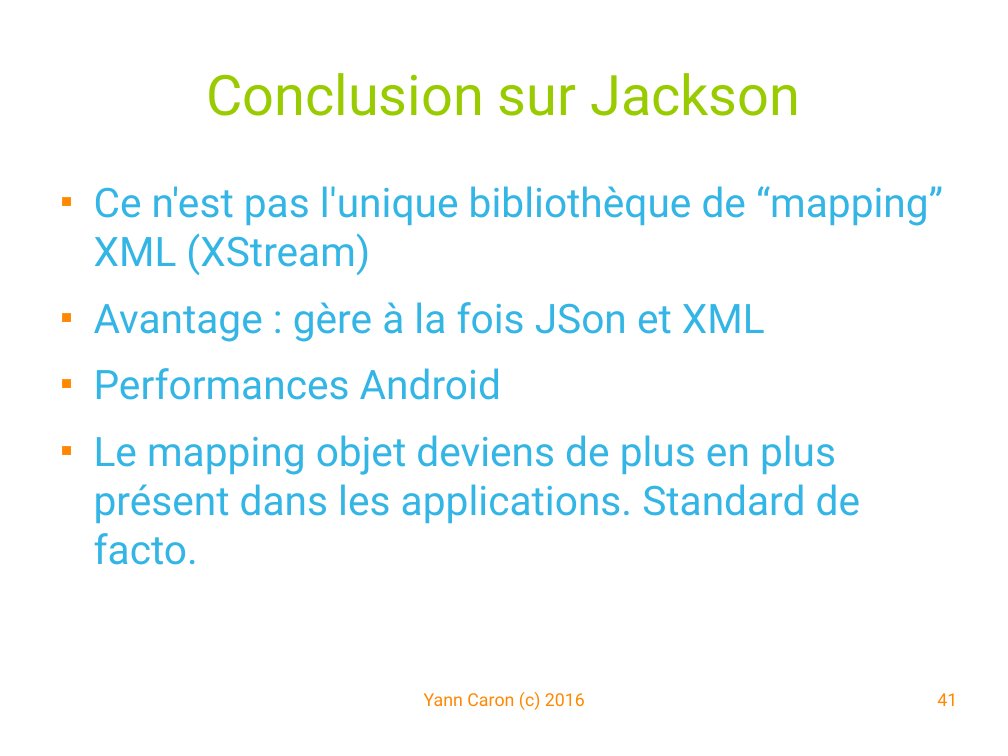
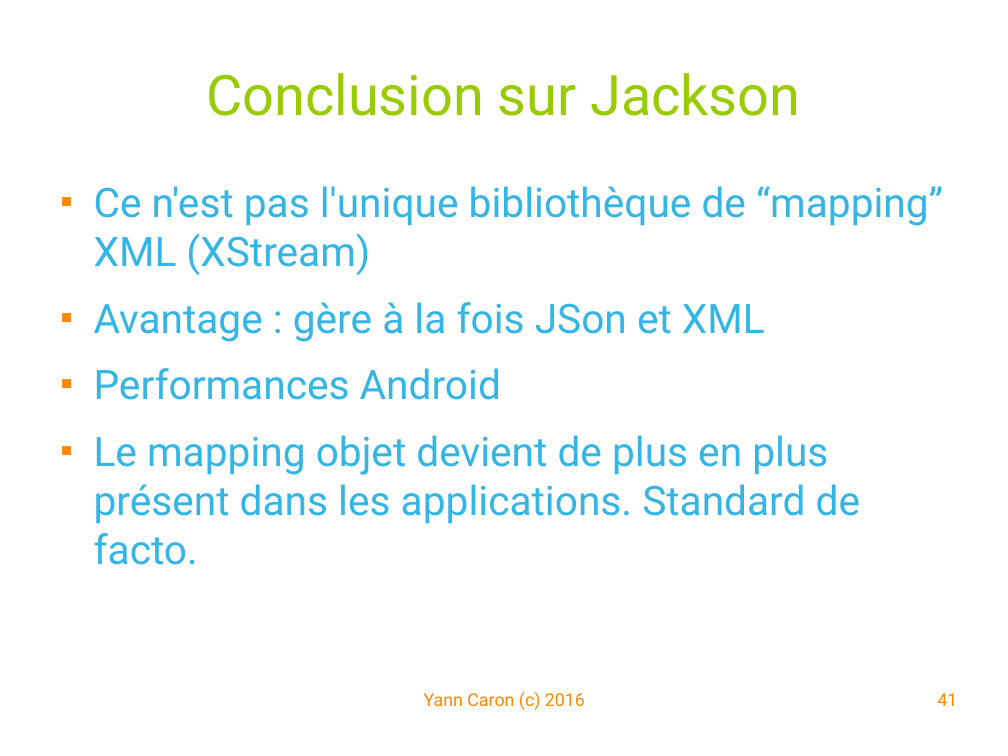
Before and after one commit to YannCaron/Android-ENSG, a slide deck: slide 41 of 09 - WebServices.odp. Drawn at 1008x756 pixels with LibreOffice and Linux fonts; fonts in the diff are those of the drawing; background and template pictures are left out. Boxes give left, top, right and bottom in pixels: in the first picture for what was removed or moved away, otherwise in the second. Text is boxed around its words. In the diff, an @@ line names an element or a change of style, - is before the commit and + after.

```diff
--- a/09 - WebServices.odp
+++ b/09 - WebServices.odp
@@ text at <box>94,435,860,565</box>: text changed @@
-■ Le mapping objet deviens de plus en plus présent dans les applications. Standard de facto.
+■ Le mapping objet devient de plus en plus présent dans les applications. Standard de facto.
```
Also in this commit, not shown: 9 other slides changed.
